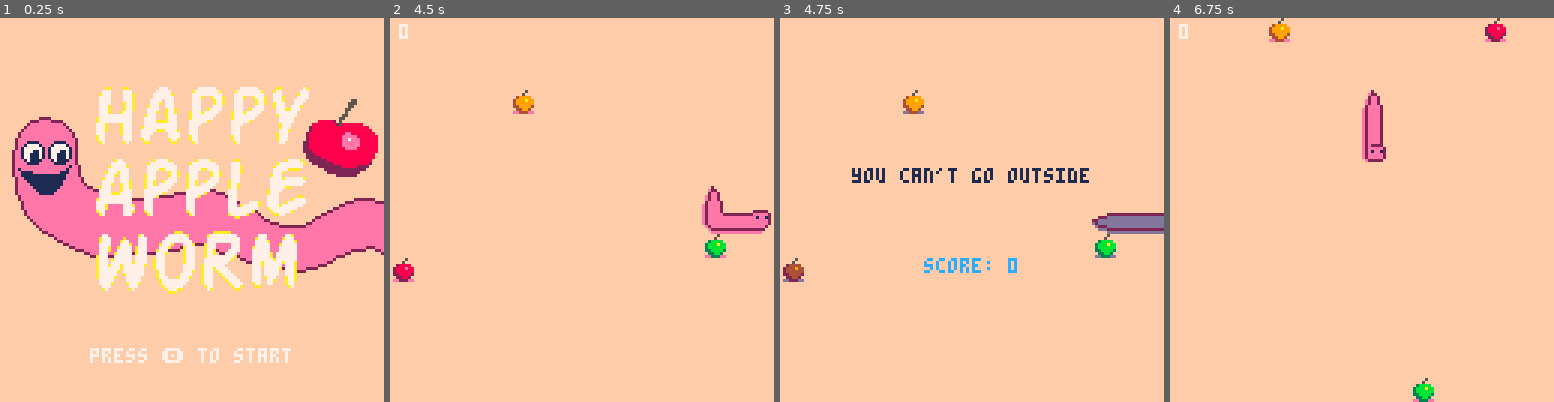
Above: before the commit, frames 1-4 (left to right).
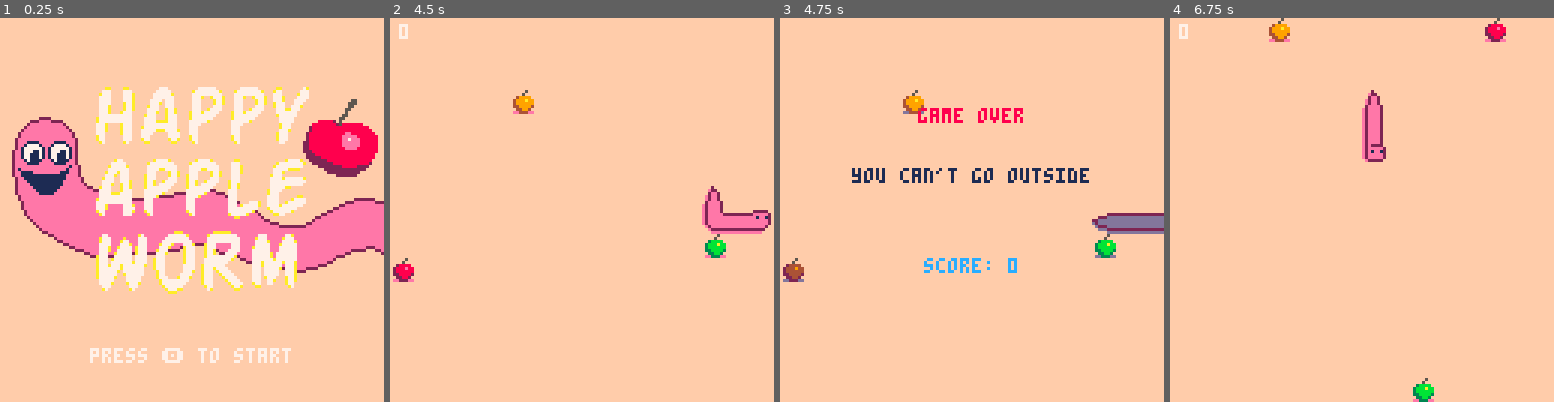
Above: after the commit, the same moments.

Repository: ironchestgames/pico-8-carts
Game: PICO-8 cartridge snake.p8
Two runs of this game, one before a commit and one after it. Both use one fixed random seed, a clock stepped at 60 frames per second and the inputs below.
Inputs:
- Up to frame 1 (0.25 s): no input
- Up to frame 2 (4.5 s): tap X (X key) at 0.33, 1.07, 1.85, 2.97, 4.08 s; tap O (Z key) at 0.7, 1.7, 2.1, 2.5, 2.9, 3.3, 3.7, 4.1 s; hold Right 1.6-2.1 s; hold Up 2.15-2.42 s; hold Right 2.47-3.03 s; hold Left 3.08-3.58 s; hold Down 3.63-3.97 s; hold Right from 4.02 s (still down)
- Up to frame 3 (4.75 s): tap O (Z key) at 4.5 s; release Right at 4.68 s; hold Up from 4.73 s (still down)
- Up to frame 4 (6.75 s): tap O (Z key) every 0.4 s from 4.9 to 6.5 s; release Up at 5.03 s; hold Left 5.08-5.68 s; tap X (X key) at 5.2, 6.32 s; hold Down 5.73-6.03 s; hold Right 6.08-6.58 s; hold Right from 6.63 s (still down)

Frames 1-2 are identical in both runs. In frame 3, 0.5% of the frame differs, in the area x 35-64%, y 23-28%; in frame 4, nothing differs.

Commit message:
snake - added game over title

Diff:
--- a/snake.p8
+++ b/snake.p8
@@ -738,6 +738,8 @@
 			border='you can\'t go outside',
 			snake='don\'t eat yourself',
 		}
+		s='game over'
+		print(s,64-#s*2,30,8)
 		s=deaths[deathreason]
 		print(s,64-#s*2,50,1)
 		s='score: '..score
